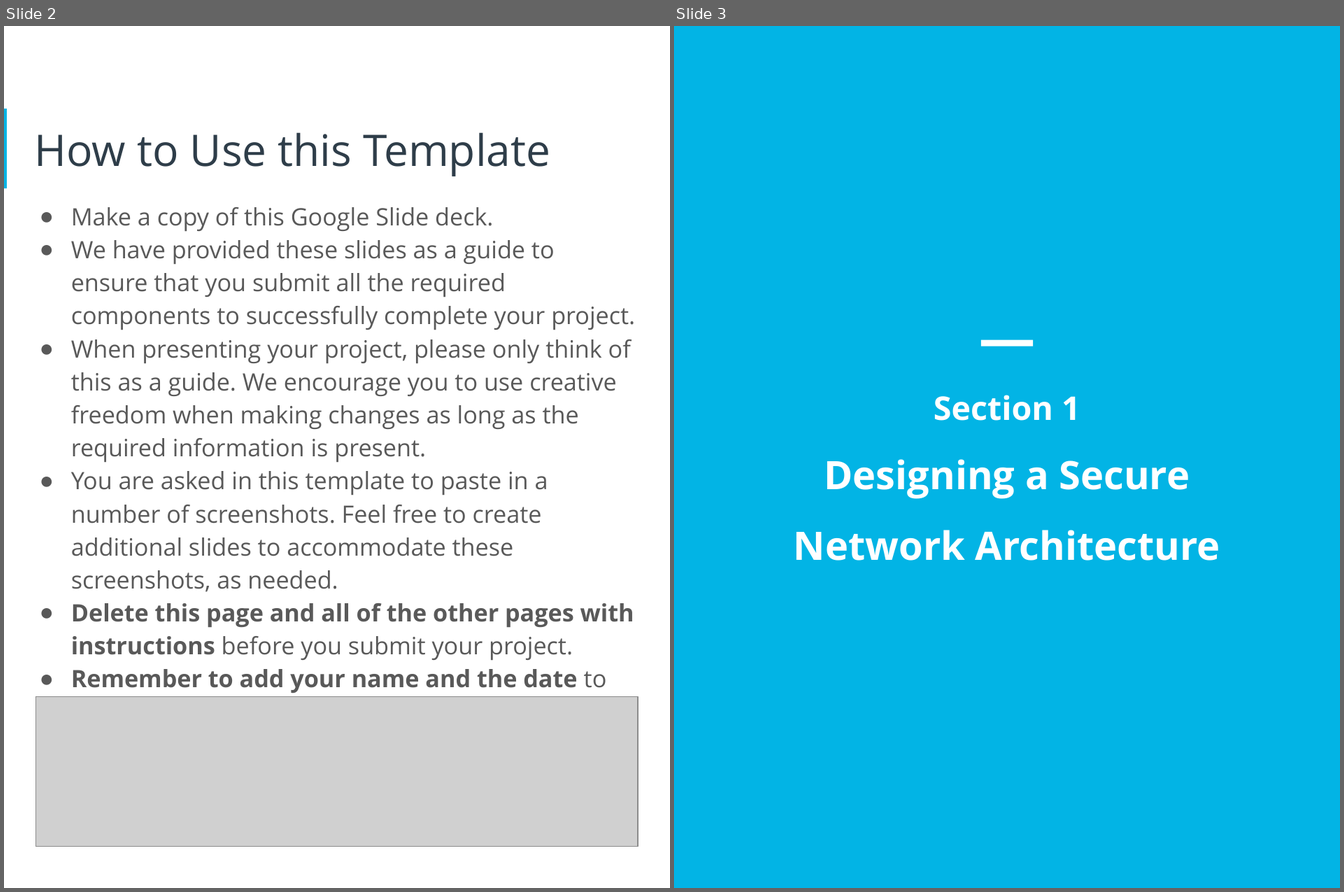
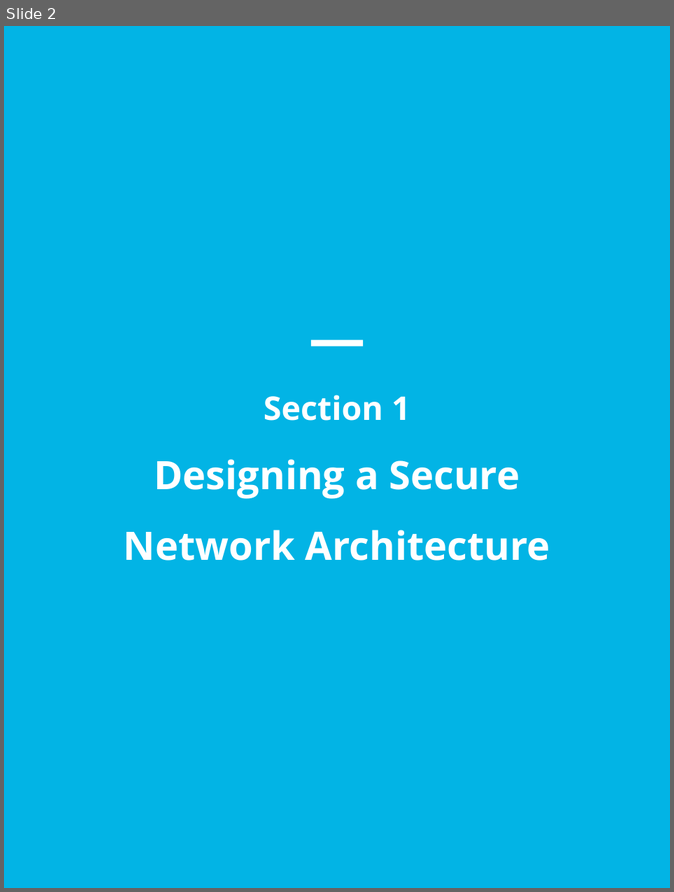
Before and after one commit to osman-software-engineer/enterprise-perimeter-and-network-security, a slide deck: phase-1/CyberSecurity Implementation Plan.pptx. Shown side by side, each under a label of ours: slides 2 and 3 before the commit, slide 2 after it. The pictures are 1344x892 and 674x892 pixels, drawn with LibreOffice and Linux fonts; fonts in the diff are those of the drawing; grey boxes stand for pictures. Boxes give left, top, right and bottom in pixels: in the first picture for what was removed or moved away, otherwise in the second. Text is boxed around its words. In the diff, an @@ line names an element or a change of style, - is before the commit and + after.

```diff
--- a/phase-1/CyberSecurity Implementation Plan.pptx
+++ b/phase-1/CyberSecurity Implementation Plan.pptx
@@ slide 2 removed at (4,26,670,888), background #FFFFFF @@
@@ rectangle removed at (4,109,7,188) @@
@@ title removed at (35,132,551,176) @@
-How to Use this Template
@@ text removed at (71,207,635,729) @@
-● Make a copy of this Google Slide deck.
-● We have provided these slides as a guide to ensure that you submit all the required components to successfully complete your project.
-● When presenting your project, please only think of this as a guide. We encourage you to use creative freedom when making changes as long as the required information is present.
-● You are asked in this template to paste in a number of screenshots. Feel free to create additional slides to accommodate these screenshots, as needed.
-● Delete this page and all of the other pages with instructions before you submit your project.
-● Remember to add your name and the date to the cover page.
@@ picture removed at (36,697,638,847) @@
@@ text removed at (136,695,534,762) @@
-Remove this slide
@@ what was slide 3 is now slide 2 @@
```
Also in this commit, not shown: 1 slide changed, 1 other file.
